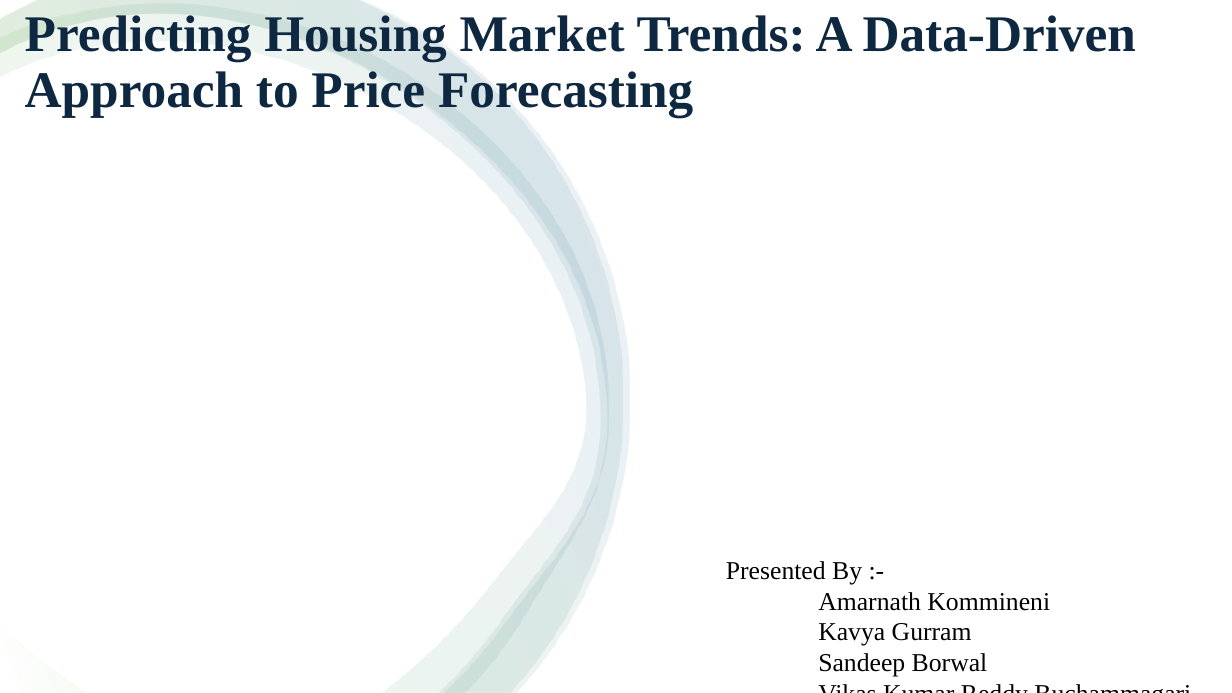
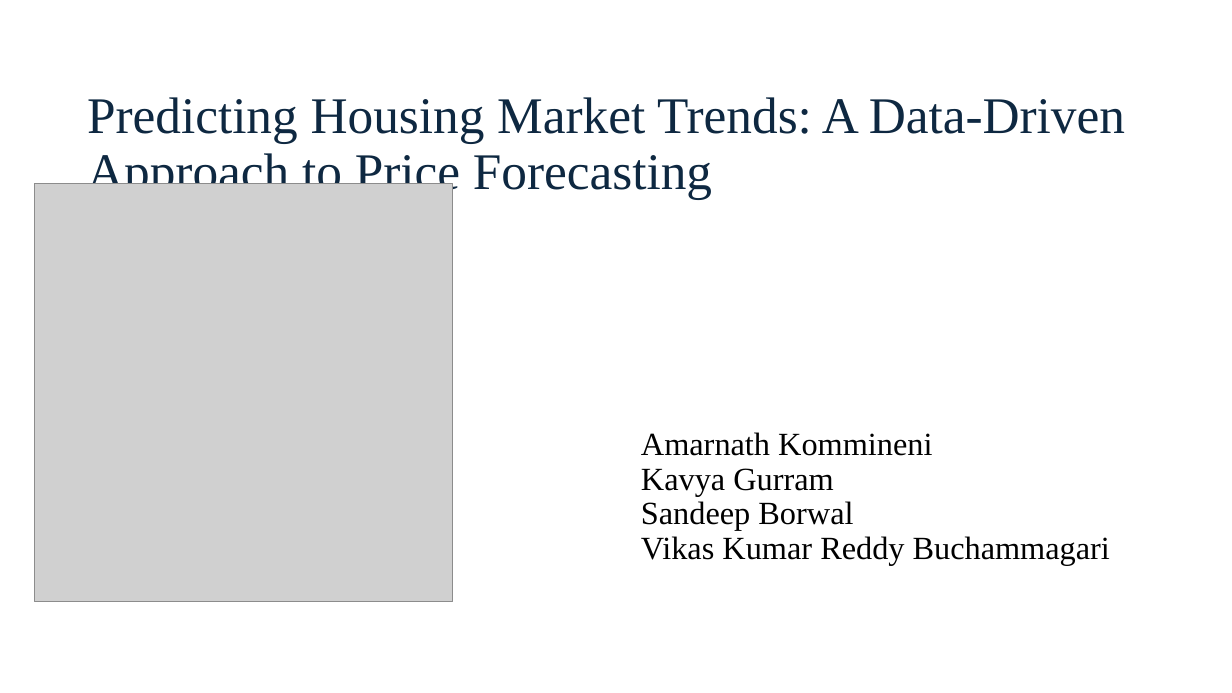
Before and after one commit to KavyaGurram2000/DS_2025_TeamE, a slide deck: slide 1 of presentation/Predicting Housing Market Trends_ML_v4.pptx. Drawn at 1232x693 pixels with LibreOffice and Linux fonts; fonts in the diff are those of the drawing; grey boxes stand for pictures; background and template pictures are left out. Boxes give left, top, right and bottom in pixels: in the first picture for what was removed or moved away, otherwise in the second. Text is boxed around its words. In the diff, an @@ line names an element or a change of style, - is before the commit and + after.

Commit message:
"updated version"

```diff
--- a/presentation/Predicting Housing Market Trends_ML_v4.pptx
+++ b/presentation/Predicting Housing Market Trends_ML_v4.pptx
@@ rectangle: place and size @@
-rectangle at [0,561,1232,693]
+rectangle at [0,0,1232,693]
@@ freeform shape removed at [0,4,609,693] @@
@@ freeform shape removed at [0,0,623,693] @@
@@ freeform shape removed at [0,0,630,692] @@
@@ rectangle added at [0,0,1232,692], fill #FFFFFF @@
@@ subtitle "Predicting Housing Market Trends: A ...": place and size @@
-subtitle "Predicting Housing Market Trends: A ..." at [25,15,1136,117]
+subtitle "Predicting Housing Market Trends: A ..." at [87,97,1125,199]
@@ subtitle "Predicting Housing Market Trends: A ..." at [87,97,1125,199]: bold off; vertical alignment top to bottom @@
@@ picture added at [34,184,453,603] @@
@@ title at [641,432,1110,566]: text changed; size 20 to 25.2 pt @@
-Presented By :-
-Amarnath Kommineni
-Kavya Gurram
-Sandeep Borwal
-Vikas Kumar Reddy Buchammagari
+Amarnath Kommineni
+Kavya Gurram
+Sandeep Borwal
+Vikas Kumar Reddy Buchammagari
```
Also in this commit, not shown: 1 other slide changed.
